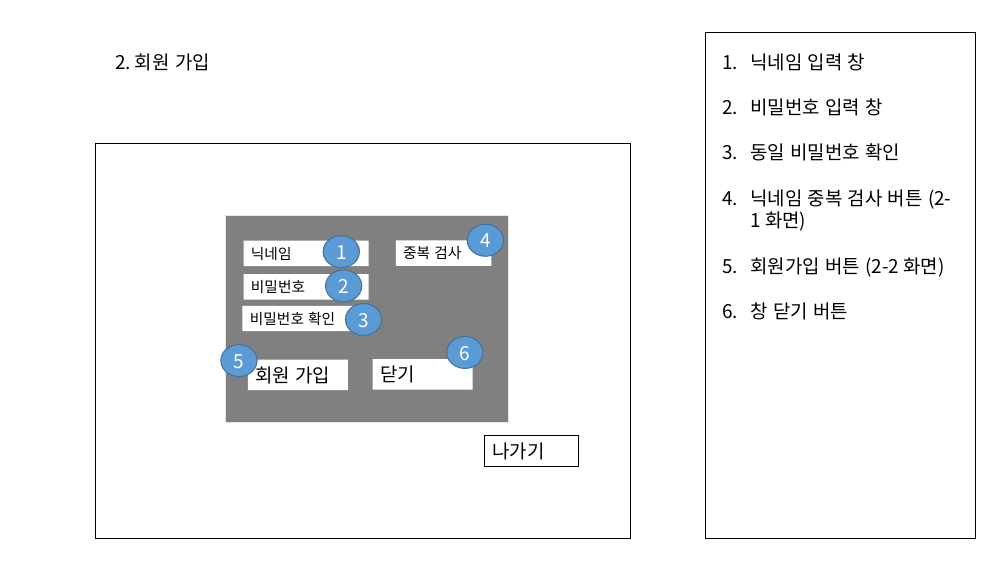
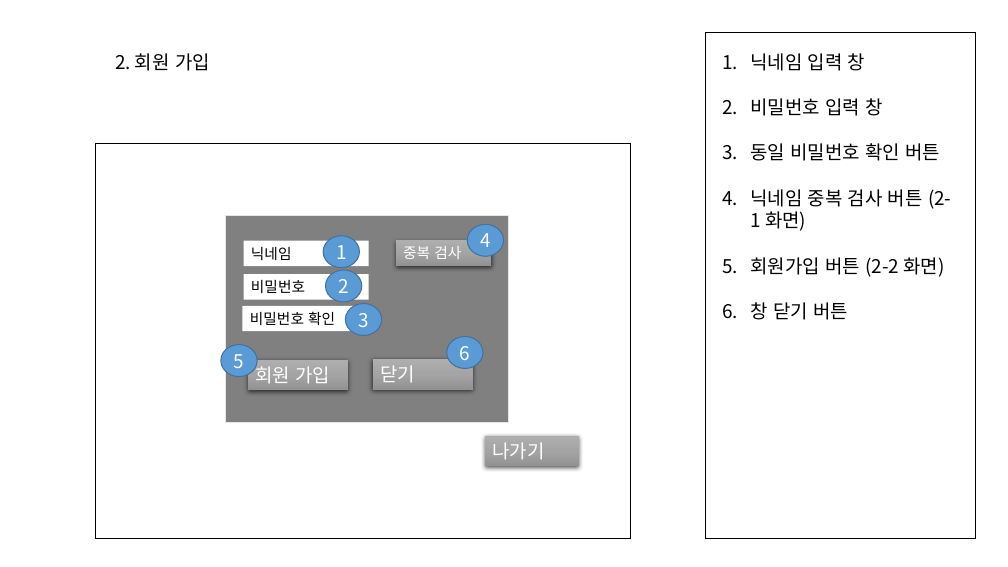
Before and after one commit to Hernameis/rockSissorsPaper_Online, a slide deck: slide 6 of StoryBoard.pptx (slide 5 before the commit). Drawn at 1008x567 pixels with LibreOffice and Linux fonts; fonts in the diff are those of the drawing. Boxes give left, top, right and bottom in pixels: in the first picture for what was removed or moved away, otherwise in the second. Text is boxed around its words. In the diff, an @@ line names an element or a change of style, - is before the commit and + after.

```diff
--- a/StoryBoard.pptx
+++ b/StoryBoard.pptx
@@ text at bbox=[750, 143, 940, 161]: text changed @@
-3. 동일 비밀번호 확인
+3. 동일 비밀번호 확인 버튼
@@ text colour #000000 to #FFFFFF; fill #FFFFFF to gradient #AFAFAF to #A5A5A5 to #939393; shadow on in 3 elements at bbox=[248, 360, 348, 390], bbox=[373, 359, 473, 389], bbox=[396, 240, 492, 266] @@
@@ rectangle "나가기" at bbox=[485, 436, 579, 466]: text colour #000000 to #FFFFFF; fill none to gradient #AFAFAF to #A5A5A5 to #939393; outline #000000 0.75 pt to none; shadow on @@
```
Also in this commit, not shown: 10 other slides changed, 1 slide added.
